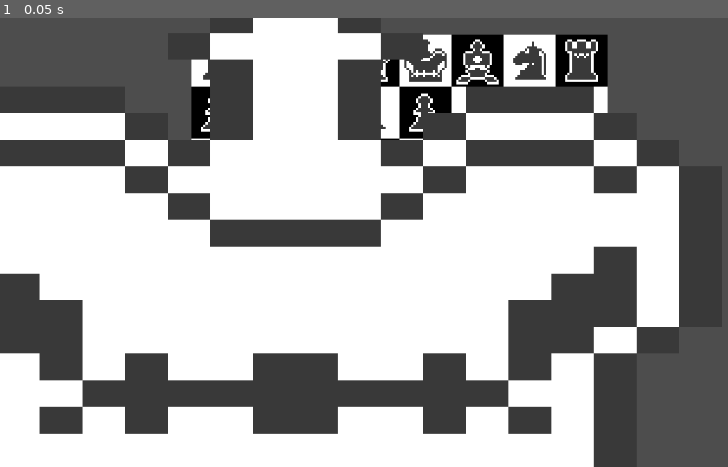
Above: before the commit, frame 1.
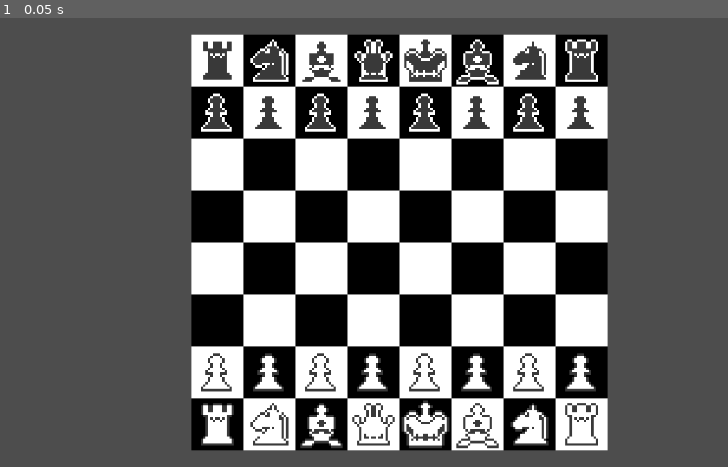
Above: after the commit, the same moment.

Repository: voicu-bogdan/Chess-Rewrite
Game: Godot game, scene res://scenes/_debug/board testing.tscn
Two runs of this game, one before a commit and one after it. Both use one fixed random seed, a clock stepped at 60 frames per second and the inputs below. The project has no main scene, so this scene is started directly.
Inputs:
- Up to frame 1 (0.05 s): no input

The runs differ from the first frame. In frame 1, 51% of the frame differs, in the area x 0-94%, y 0-100%.

Commit message:
pawn and knight move

Diff:
--- a/scenes/_debug/board testing.tscn
+++ b/scenes/_debug/board testing.tscn
@@ -1,7 +1,6 @@
-[gd_scene load_steps=3 format=3 uid="uid://2pjmxkraa2sh"]
+[gd_scene load_steps=2 format=3 uid="uid://2pjmxkraa2sh"]
 
 [ext_resource type="PackedScene" uid="uid://co3qqvumiqpca" path="res://scenes/game/board.tscn" id="1_chi5f"]
-[ext_resource type="PackedScene" uid="uid://re54inv13ru5" path="res://scenes/game/Piece.tscn" id="2_m8u5y"]
 
 [node name="BoardTesting" type="Control"]
 layout_mode = 3
@@ -22,11 +21,3 @@
 offset_top = -300.0
 offset_right = 300.0
 offset_bottom = 300.0
-
-[node name="Piece" parent="." instance=ExtResource("2_m8u5y")]
-layout_mode = 1
-offset_left = -250.0
-offset_top = -94.0
-offset_right = -50.0
-offset_bottom = 106.0
-metadata/Name = &"king"
--- a/scenes/game/FEN_dictionary.gd
+++ b/scenes/game/FEN_dictionary.gd
@@ -2,19 +2,19 @@
 
 var piece_names: Dictionary = {
 	"black": {
+		"p": "pawn",
+		"r": "rook",
+		"n": "knight",
 		"b": "bishop",
 		"k": "king",
-		"n": "knight",
-		"p": "pawn",
-		"q": "queen",
-		"r": "rook"
+		"q": "queen"
 	},
 	"white": {
+		"P": "pawn",
+		"R": "rook",
+		"N": "knight",
 		"B": "bishop",
 		"K": "king",
-		"N": "knight",
-		"P": "pawn",
-		"Q": "queen",
-		"R": "rook"
+		"Q": "queen"
 	}
 }
--- a/scenes/game/board.gd
+++ b/scenes/game/board.gd
@@ -33,8 +33,12 @@
 			new_tile.set_meta("Position", position)
 			board.add_child(new_tile)
 
+func get_tile(tile_position):
+	var tile = board.get_node(str(tile_position.x) + "," + str(tile_position.y))
+	return tile
+
 func add_piece(is_white, name, position):
-	var tile = board.get_node(str(position.x) + "," + str(position.y))
+	var tile = get_tile(position)
 	var new_piece = piece.instantiate()
 	new_piece.set_meta("Position", position)
 	new_piece.set_meta("Name", name)
@@ -57,22 +61,18 @@
 			add_piece(true, FenDictionary.piece_names["white"][i], Vector2i(y, x))
 			x = x+1
 
-func show_move_markers(piece):
-	var position = piece.get_meta("Position")
-	var tile = board.get_node(str(position.x) + "," + str(position.y))
+func show_move_markers(position):
+	var tile = get_tile(position)
 	var new_move_marker = move_marker.instantiate()
 	tile.add_child(new_move_marker)
 
 func clear_move_markers():
 	for i in board.get_children():
-		if i.get_child_count() == 2:
-			var marker_to_remove = i.get_child(2)
-			marker_to_remove.queue_free
+		if i.has_node("MoveMarker"):
+			i.get_node("MoveMarker").queue_free()
 	pass
 # Called every frame. 'delta' is the elapsed time since the previous frame.
 func _process(delta):
 	if get_meta("board_size") != board_size: #update the board if board_size has changed
 		board_size = get_meta("board_size")
 		update_board_size()
-
-	pass
--- a/scenes/game/move_marker.tscn
+++ b/scenes/game/move_marker.tscn
@@ -4,6 +4,10 @@
 
 [sub_resource type="StyleBoxFlat" id="StyleBoxFlat_iximm"]
 bg_color = Color(0.6, 1, 0.6, 1)
+corner_radius_top_left = 1024
+corner_radius_top_right = 1024
+corner_radius_bottom_right = 1024
+corner_radius_bottom_left = 1024
 
 [node name="MoveMarker" type="Panel"]
 anchors_preset = 15
--- a/scenes/game/piece.gd
+++ b/scenes/game/piece.gd
@@ -16,7 +16,67 @@
 		texture_path = TextureDictionary.piece_textures["black"][piece_name]
 	sprite.texture = load(texture_path)
 
+func check_position_legal(position):
+	var parent_board = self.get_parent().get_parent().get_parent()
+	var board_size = parent_board.get_meta("board_size")
+	if position.x > 0 and position.x <= board_size and position.y > 0 and position.y <= board_size and parent_board.get_tile(position).get_child_count() == 0:
+		return true
+	else: return false
+
 func update_legal_moves():
+	var parent_board = self.get_parent().get_parent().get_parent()
+	var board_size = parent_board.get_parent().get_meta("board_size")
+	legal_moves = []
+	var position = self.get_meta("Position")
+	var aux = position
+	var knight_moves = [
+	Vector2i(2, 1), Vector2i(2, -1),
+	Vector2i(-2, 1), Vector2i(-2, -1),
+	Vector2i(1, 2), Vector2i(1, -2),
+	Vector2i(-1, 2), Vector2i(-1, -2)
+	]
+	match self.get_meta("is_white"):
+		true:
+			match self.get_meta("Name"):
+				"pawn":
+					for i in range (2):
+						aux.x += 1
+						if check_position_legal(aux):
+							legal_moves.append(aux)
+				"rook":
+					pass
+				"knight":
+					for move in knight_moves:
+						aux = position + move
+						if check_position_legal(aux):
+							legal_moves.append(aux)
+				"bishop":
+					pass
+				"king":
+					pass
+				"queen":
+					pass
+		false:
+			match self.get_meta("Name"):
+				"pawn":
+					for i in range (2):
+						aux.x -= 1
+						if check_position_legal(aux):
+							legal_moves.append(aux)
+				"rook":
+					pass
+				"knight":
+					for move in knight_moves:
+						aux = position + move
+						if check_position_legal(aux):
+							legal_moves.append(aux)
+				"bishop":
+					pass
+				"king":
+					pass
+				"queen":
+					pass
+			pass
 	pass
 
 # Called every frame. 'delta' is the elapsed time since the previous frame.
@@ -24,8 +84,11 @@
 	refresh_texture()
 
 func _on_focus_entered():
+	update_legal_moves()
+	print(legal_moves)
 	var parent_board = self.get_parent().get_parent().get_parent()
-	parent_board.show_move_markers(self)
+	for x in legal_moves:
+		parent_board.show_move_markers(x)
 
 func _on_focus_exited():
 	var parent_board = self.get_parent().get_parent().get_parent()
